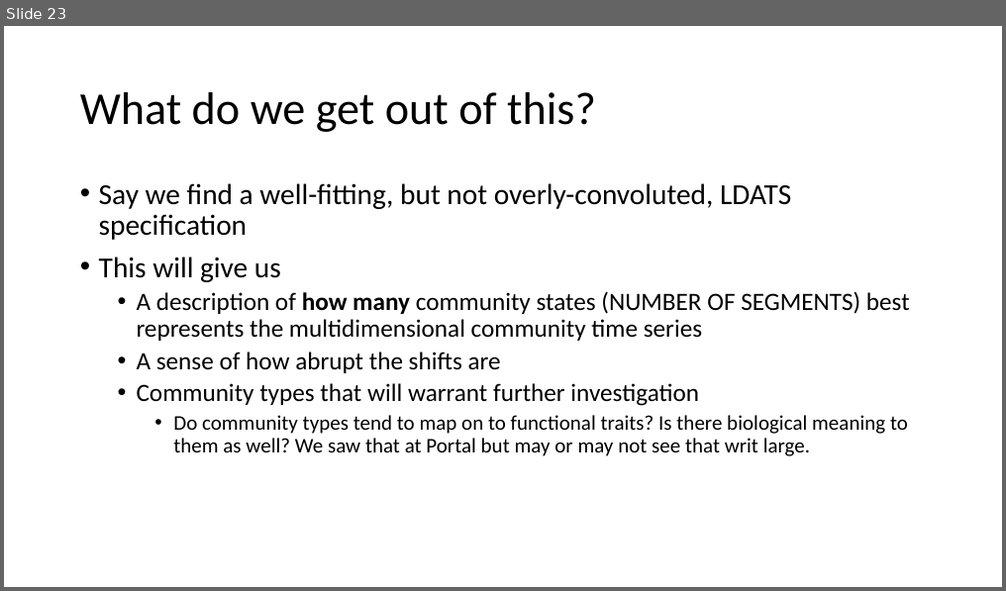
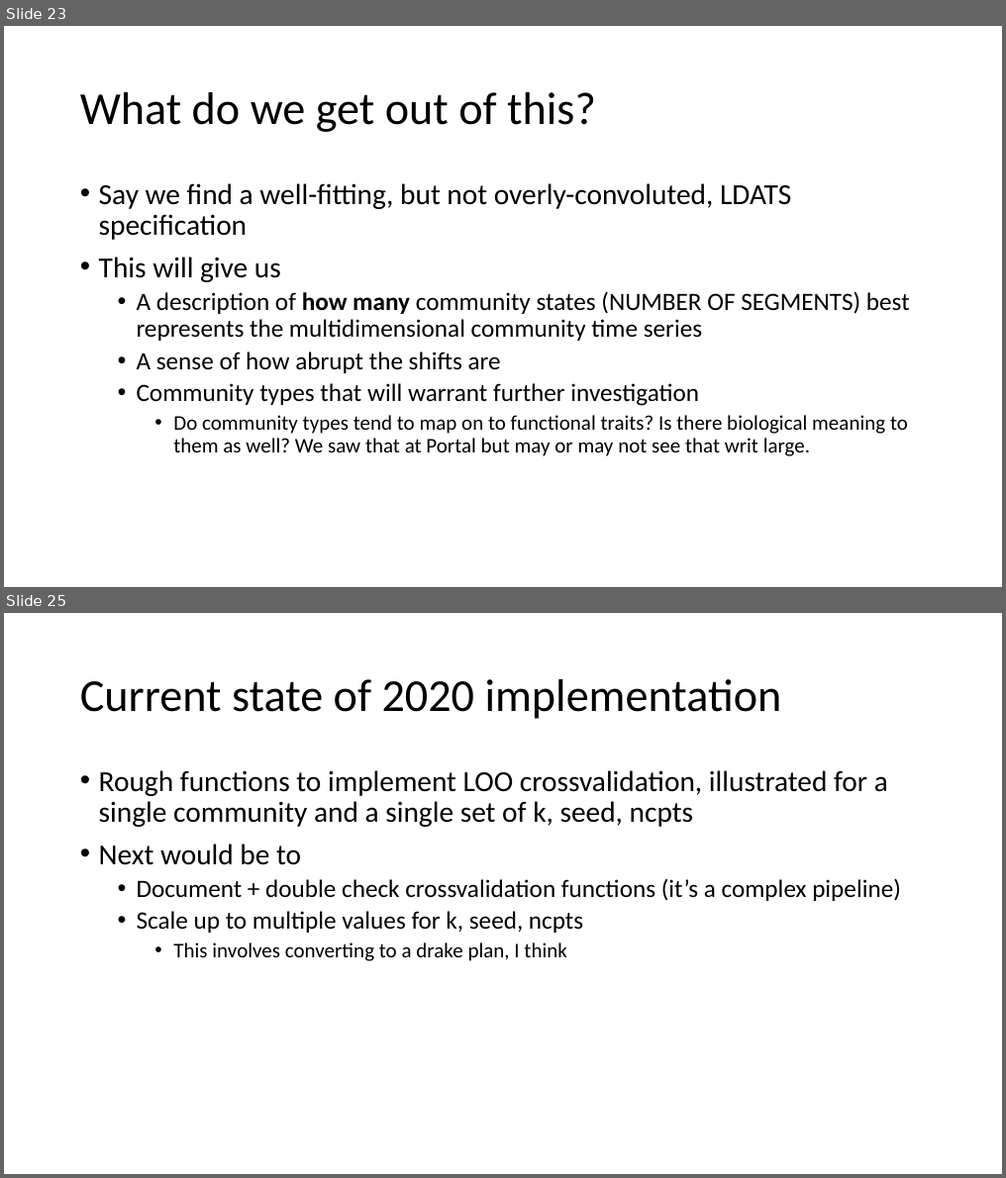
Before and after one commit to diazrenata/ldats2020, a slide deck: LDATS.pptx. Shown one above the other, each under a label of ours: slide 23 before the commit, slides 23 and 25 after it; the slides between them are not shown. The pictures are 1006x591 and 1006x1178 pixels, drawn with LibreOffice and Linux fonts; fonts in the diff are those of the drawing. Boxes give left, top, right and bottom in pixels: in the first picture for what was removed or moved away, otherwise in the second. Text is boxed around its words. In the diff, an @@ line names an element or a change of style, - is before the commit and + after.

```diff
--- a/LDATS.pptx
+++ b/LDATS.pptx
@@ slide 25 added at [4,613,1002,1174], background #FFFFFF @@
@@ title added at [80,679,782,719], 44 pt, text #000000 @@
+Current state of 2020 implementation
@@ text added at [99,770,901,961], 28 pt, text #000000 @@
+• Rough functions to implement LOO crossvalidation, illustrated for a single community and a single set of k, seed, ncpts
+• Next would be to
+  • Document + double check crossvalidation functions (it’s a complex pipeline)
+  • Scale up to multiple values for k, seed, ncpts
+    • This involves converting to a drake plan, I think
```
Also in this commit, not shown: 1 other slide added, 3 other files.
